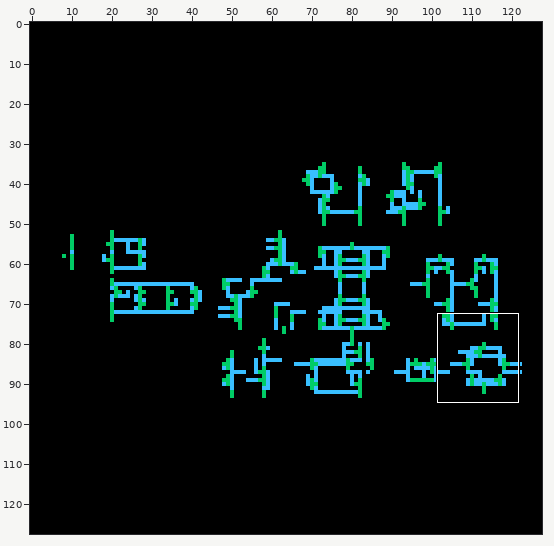
Two versions of one sprite sheet, RRIO_lvpp/schematic/thumbnail_128x128.png. Above, an overview of the earlier version with the close-up marked.
Close-up. As it was:
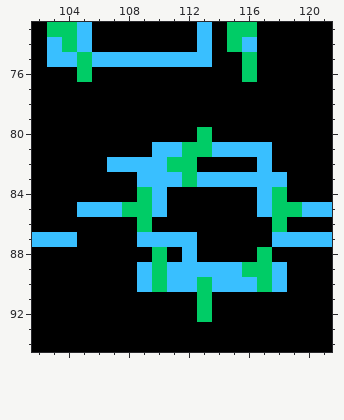
The file is 128x128 pixels. Shown: x 102..121, y 73..94. The commit also changed other parts of the picture, which this record leaves out.
Once edited:
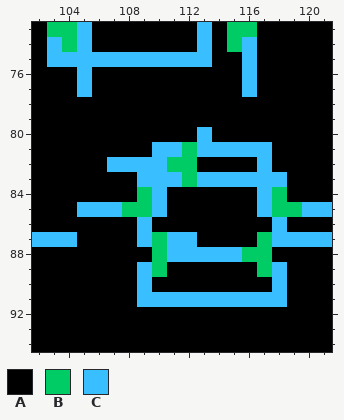
Palette (. is transparent): A #000000  B #00cc66  C #39bfff
Difference:
@@ x 102..121 @@
 74 ACBCAAAAAAACABCAAAAA
-75 ACCBCCCCCCCCAABAAAAA
-76 AAABAAAAAAAAAABAAAAA
-77 AAAAAAAAAAAAAAAAAAAA
+75 ACCCCCCCCCCCAACAAAAA
+76 AAACAAAAAAAAAACAAAAA
+77 AAACAAAAAAAAAACAAAAA
 78 AAAAAAAAAAAAAAAAAAAA
 79 AAAAAAAAAAAAAAAAAAAA
-80 AAAAAAAAAAABAAAAAAAA
-81 AAAAAAAACCBBCCCCAAAA
+80 AAAAAAAAAAACAAAAAAAA
+81 AAAAAAAACCBCCCCCAAAA
 82 AAAAACCCCBBAAAACAAAA
@@ x 107..120 @@
 85 CBBCAAAAAACBBC
-86 AABAAAAAAAABAA
-87 AACCCCAAAAACCC
-88 AAABACAAAABAAA
-89 AACBCCCCCBBCAA
-90 AACBCCBCCCBCAA
-91 AAAAAABAAAAAAA
-92 AAAAAABAAAAAAA
+86 AACAAAAAAAACAA
+87 AACBCCAAAABCCC
+88 AAABCCCCCBBAAA
+89 AACBAAAAAABCAA
+90 AACAAAAAAAACAA
+91 AACCCCCCCCCCAA
+92 AAAAAAAAAAAAAA
 93 AAAAAAAAAAAAAA
Where, in picture pixels (left, top, right, bottom), the same in both close-ups:
changed: (77, 52, 92, 97)
changed: (197, 52, 257, 157)
changed: (137, 217, 287, 322)
